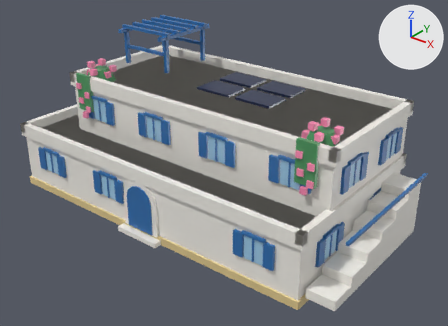
A saved change to the glTF model assets/managed-models/buildings/house-2x1-2f-aegean-a-solar/house-2x1-2f-aegean-a-solar.glb.
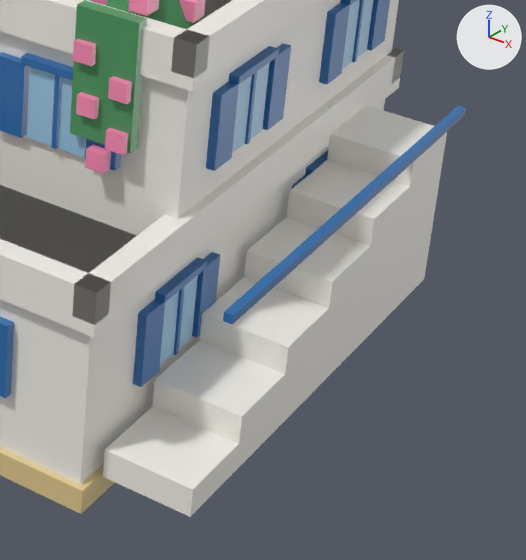
Old and new are each drawn whole from a 50 mm camera at (1.89, -2.26, 1.68) aimed at (0.09, -0.01, 0.29) and again close up on the part from 60% to 100% of the width and 42% to 100% of the height. Arrows for +X, +Y and +Z are at upper right; the lights stay in place. The last two pictures show the newer version. Vertices at exactly the same position are counted once.

Names of what the first close-up shows: 'house-2x1-2f-aegean-a-solar'.
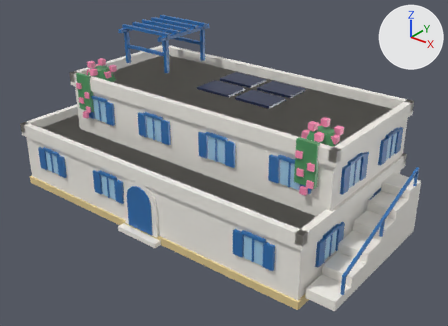
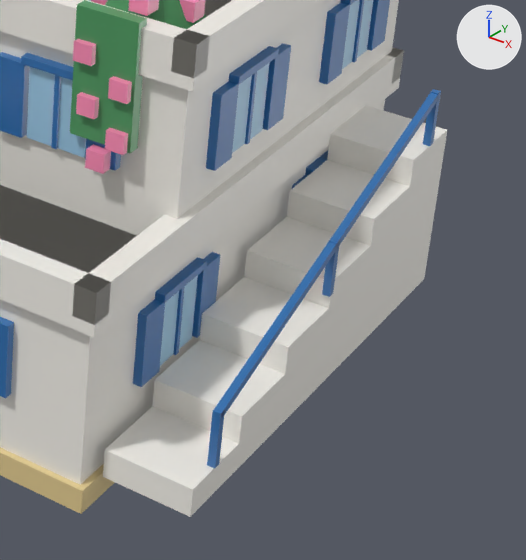
The change, as a list of edits to the scene's bpy script:
```text
Change me_house_2x1_2f_aegean_a_solar:
    used by ob_house_2x1_2f_aegean_a_solar; location = (0.0, 0.0, 0.0)
    remove me_house_2x1_2f_aegean_a_solar.from_pydata(...)  # 1465 vertices, 2268 faces; spans x -1.0..0.99, y -0.5..0.5, z 0.0..0.87
    add me_house_2x1_2f_aegean_a_solar.from_pydata(...)  # 1489 vertices, 2304 faces; spans x -1.0..0.99, y -0.5..0.5, z 0.0..0.87
    me_house_2x1_2f_aegean_a_solar part 1: the loose piece of 8 vertices spanning x 0.97..0.99, y -0.35..0.43, z 0.32..0.33 is turned 19.7 degrees about the x axis through its middle and scaled by 0.885, then moved by (0.0, -0.07, -0.04)
    me_house_2x1_2f_aegean_a_solar part 2: a new loose piece, a box spanning x 0.974..0.986, y -0.356..-0.344, z 0.087..0.179, in mat_m_house_2x1_2f_aegean_a_solar
    me_house_2x1_2f_aegean_a_solar part 3: a new loose piece, a box spanning x 0.974..0.986, y -0.031..-0.019, z 0.203..0.295, in mat_m_house_2x1_2f_aegean_a_solar
    me_house_2x1_2f_aegean_a_solar part 4: a new loose piece, a box spanning x 0.974..0.986, y 0.294..0.306, z 0.32..0.412, in mat_m_house_2x1_2f_aegean_a_solar
```

Where the change shows, as pixel boxes (x1, y1, x2, y2) in the close-ups (526 x 560 px; the box of a moved part takes in the faces that stretch with it):
'house-2x1-2f-aegean-a-solar', reshaped
    before: (0, 0, 466, 517)
    after: (0, 0, 447, 517)
part 1 of me_house_2x1_2f_aegean_a_solar, moved or reshaped
    before: (223, 106, 466, 325)
    after: (215, 93, 438, 418)
part 2 of me_house_2x1_2f_aegean_a_solar, added (blue)
    after: (207, 409, 225, 468)
part 3 of me_house_2x1_2f_aegean_a_solar, added (blue)
    after: (322, 240, 340, 297)
part 4 of me_house_2x1_2f_aegean_a_solar, added (blue)
    after: (423, 89, 441, 146)
